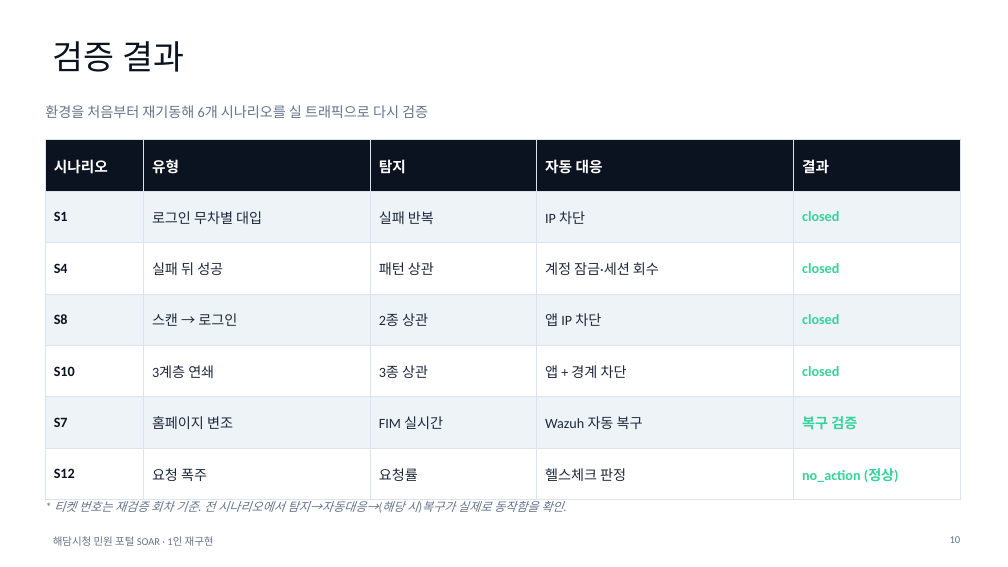
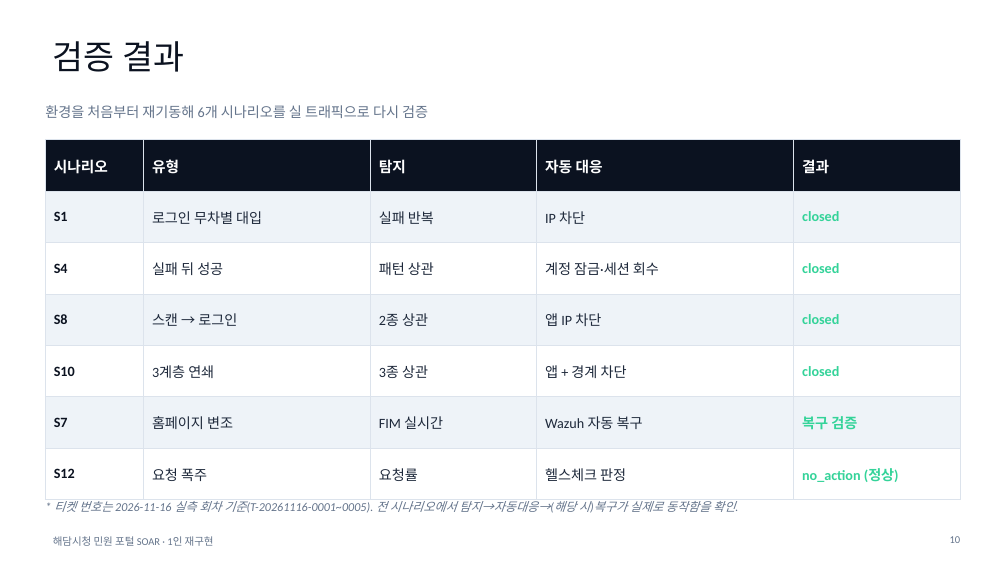
Before and after one commit to shk12170-dev/haedam-soar-portfolio, a slide deck: slide 10 of docs/portfolio/haedam-soar-portfolio.pptx. Drawn at 1008x567 pixels with LibreOffice and Linux fonts; fonts in the diff are those of the drawing. Boxes give left, top, right and bottom in pixels: in the first picture for what was removed or moved away, otherwise in the second. Text is boxed around its words. In the diff, an @@ line names an element or a change of style, - is before the commit and + after.

```diff
--- a/docs/portfolio/haedam-soar-portfolio.pptx
+++ b/docs/portfolio/haedam-soar-portfolio.pptx
@@ text at [54,501,735,513]: text changed @@
-* 티켓 번호는 재검증 회차 기준. 전 시나리오에서 탐지→자동대응→(해당 시)복구가 실제로 동작함을 확인.
+* 티켓 번호는 2026-11-16 실측 회차 기준(T-20261116-0001~0005). 전 시나리오에서 탐지→자동대응→(해당 시)복구가 실제로 동작함을 확인.
```
Also in this commit, not shown: 7 other slides changed, 6 other files.
